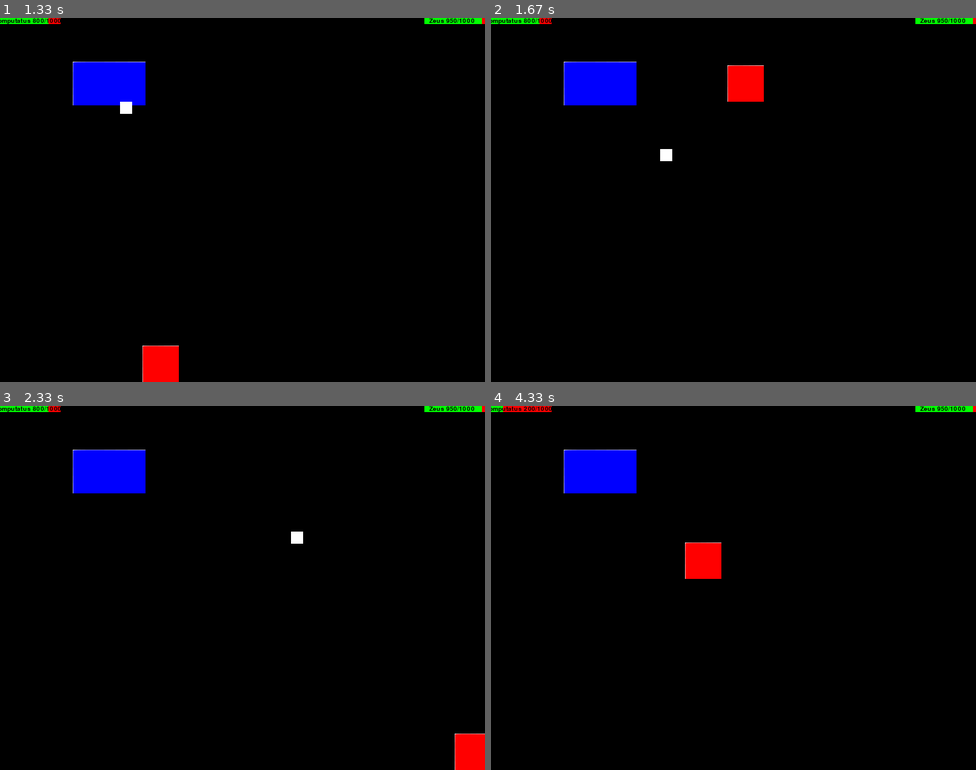
Above: before the commit, frames 1-4 (two rows, left to right).
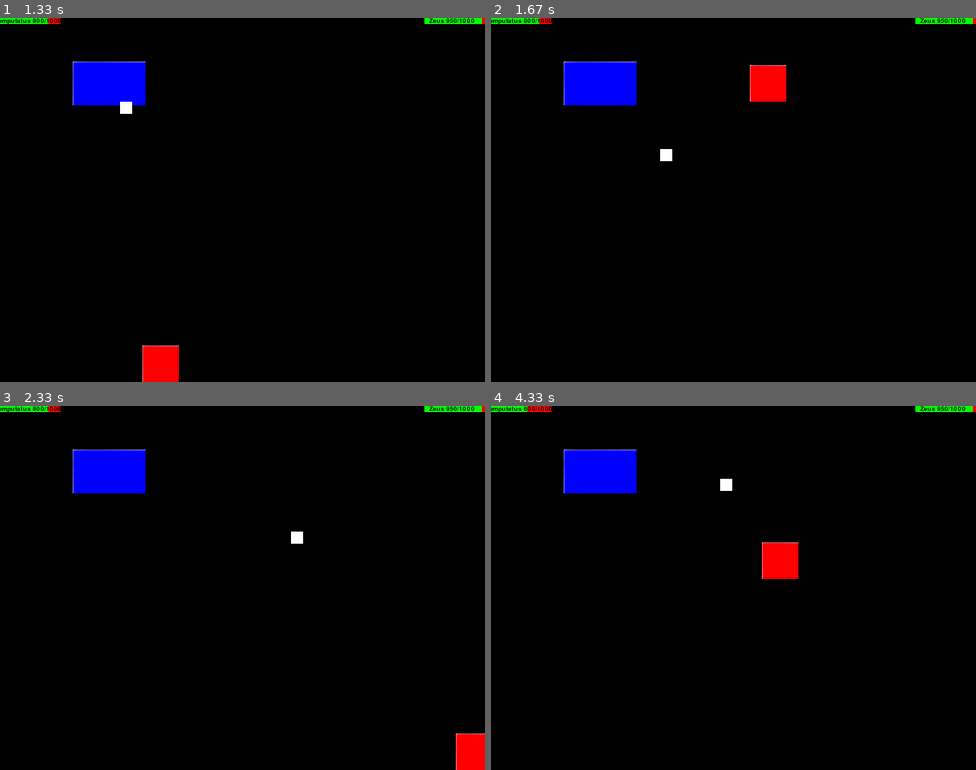
Above: after the commit, the same moments.

Repository: RodrigoSdeCarvalho/Project-Zeus-Pygame
Game: pygame game, started from prototipo/Game.py
Two runs of this game, one before a commit and one after it. Both use one fixed random seed, a clock stepped at 60 frames per second and the inputs below.
Inputs (mouse positions are in pixels of both pictures, inside the frame that each line leads up to):
- Up to frame 1 (1.33 s): click "Play" at 0.38 s; hold Space 0.67-1.13 s; hold D 0.67-1.13 s; move the mouse to (223, 214) at 0.7 s; tap E at 1.17 s
- Up to frame 2 (1.67 s): hold Shift from 1.5 s (still down); hold D from 1.5 s (still down); tap Space at 1.57 s
- Up to frame 3 (2.33 s): tap Space at 1.87, 2.07 s; release Shift at 1.97 s; release D at 1.97 s; hold D from 2 s (still down); tap E at 2.15 s
- Up to frame 4 (4.33 s): tap Space at 2.37, 2.57, 2.87, 3.07, 3.37, 3.63, 3.93, 4.07 s; release D at 2.47 s; hold D 2.5-2.97 s; hold A 3-3.53 s; hold A 3.57-3.97 s; tap E at 3.72 s; hold D from 4 s (still down)

Frame 1 is identical in both runs. In frame 2, 0.9% of the frame differs, in the area x 48-61%, y 13-23%; in frame 3, less than 0.1%; in frame 4, 1.7%, in the area x 2-64%, y 0-48%.

Commit message:
Relocating movement logic to Player class

Diff:
--- a/prototipo/GameLogic/Characters/Character.py
+++ b/prototipo/GameLogic/Characters/Character.py
@@ -109,15 +109,12 @@
     def weapon(self, weapon):
         self.__weapon = weapon
 
-    def skill_attack(self):
-        self.skill.attack()
+    def skill_attack(self, target):
+        if self.health > 0:
+            self.skill.attack(target)
 
     def weapon_attack(self):
         self.weapon.attack()
-
-    @abstractmethod
-    def move(self):
-        pass
 
     #def jump(self):
     #    self.rect.move_ip(0, self.jump_height)
--- a/prototipo/GameLogic/Characters/Player.py
+++ b/prototipo/GameLogic/Characters/Player.py
@@ -17,7 +17,9 @@
         self.__xp = xp
         self.__x_position = x_position
         self.__y_position = y_position
+        self.__min_speed = speed
         self.__speed = speed
+        self.__max_speed = speed * 2.5
         self.__jump_height = jump_height
         self.__max_jump_height = jump_height
         self.__sprites = sprites
@@ -69,12 +71,28 @@
         self.__y_position = y_position
 
     @property
+    def min_speed(self):
+        return self.__min_speed
+
+    @min_speed.setter
+    def min_speed(self, speed):
+        self.__min_speed = speed
+
+    @property
     def speed(self):
         return self.__speed
 
     @speed.setter
     def speed(self, speed):
         self.__speed = speed
+
+    @property
+    def max_speed(self):
+        return self.__max_speed
+
+    @max_speed.setter
+    def max_speed(self, speed):
+        self.__max_speed = speed
 
     @property
     def jump_height(self):
@@ -126,55 +144,25 @@
     def win(self):
         pass
 
+    def move_left(self):
+        if self.x_position >= 0:
+            self.x_position -= self.speed
 
-    def move(self):
-        pass
-        '''
-        right_change = 0
-        left_change = 0
-        up_change = 0
-        down_change = 0
+    def move_right(self):
+        if self.x_position + self.hitbox_x <= self.window.width:
+            self.x_position += self.speed
 
-        for event in pygame.event.get():
-            if event.type == pygame.KEYDOWN:
-                if event.key == pygame.K_a:
-                    left_change = 10
+    def increase_speed(self):
+        self.speed = self.max_speed
 
-                elif event.key == pygame.K_d:
-                    right_change = 10
-
-                #if event.key == pygame.K_SPACE:
-                    #up_change = 150
-
-                if event.key == pygame.K_LSHIFT:
-                    self.speed(2)
-
-            if event.type == pygame.KEYUP:
-                if event.key == pygame.K_a:
-                    left_change = 0
-
-                elif event.key == pygame.K_d:
-                    right_change = 0
-
-                #if event.key == pygame.K_SPACE:
-                    #up_change = 0
-
-                if event.key == pygame.K_LSHIFT:
-                    self.speed(1)
-
-            x_change = right_change - left_change
-            self.__x_position += x_change
-            #self.y_position = up_change - down_change
-
-            self.window.draw_scaled_image("prototipo\Images\square.png",
-                                  self.hitbox_x, self.hitbox_y,
-                                  self.x_position, self.y_position)
-'''
+    def decrease_speed(self):
+        self.speed = self.min_speed
 
     def jump(self):
-        if self.jump_height >= (-1) * self.max_jump_height:
-            self.y_position -= (self.jump_height * abs(self.jump_height)) / 2
-            self.jump_height -= 1
-        else:
-            self.jump_height = self.max_jump_height
-            return True
+        if self.y_position >= 0:
+            if self.jump_height >= (-1) * self.max_jump_height:
+                self.y_position -= (self.jump_height * abs(self.jump_height)) / 2
+                self.jump_height -= 1
+            else:
+                self.jump_height = self.max_jump_height
+                return True
--- a/prototipo/GameLogic/Stage/Stage.py
+++ b/prototipo/GameLogic/Stage/Stage.py
@@ -1,3 +1,4 @@
+from re import L
 import pygame
 
 from GameLogic.Characters.Player import Player
@@ -186,25 +187,27 @@
 
             keys = pygame.key.get_pressed()
 
-            if keys[pygame.K_d] and player.x_position + player.hitbox_x <= self.window.width:
-                player.x_position += player.speed
-
-            if keys[pygame.K_a] and player.x_position >= 0:
-                player.x_position -= player.speed
+            if keys[pygame.K_d]:
+                player.move_right()
+
+            if keys[pygame.K_a]:
+                player.move_left()
 
             if keys[pygame.K_LSHIFT]:
-                player.speed = 10
+                player.increase_speed()
+
+            if not keys[pygame.K_LSHIFT]:
+                player.decrease_speed()
 
             if keys[pygame.K_e]:
-                if self.collision(player, boss) and player.health > 0:
-                    player.skill.attack(boss)
-
-            if not (jumping):
-                if keys[pygame.K_SPACE] and player.y_position >= 0:
+                if self.collision(player, boss):
+                    player.skill_attack(boss)
+
+            if not jumping:
+                if keys[pygame.K_SPACE]:
                     jumping = True
             else:
                 finished = player.jump()
-
                 if finished:
                     jumping = False
 
